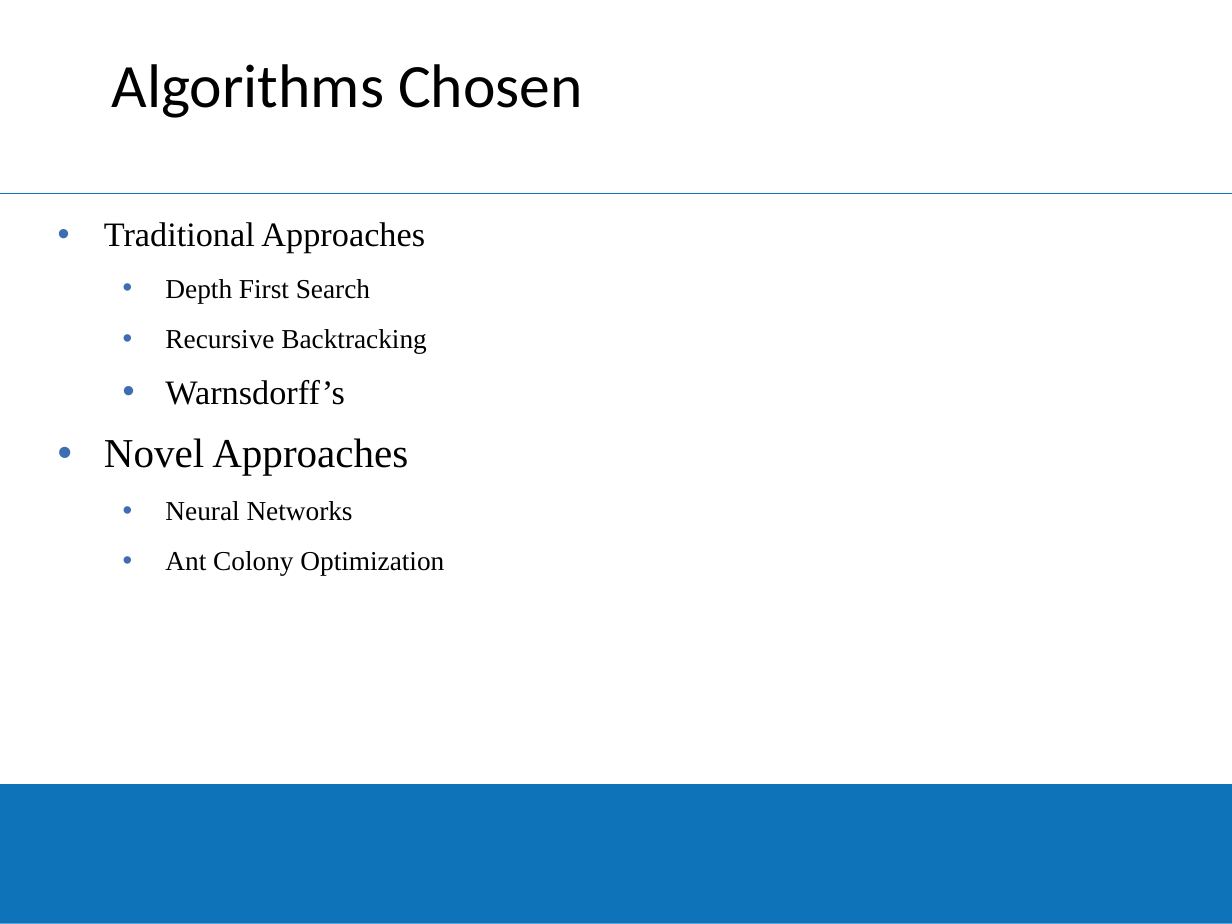
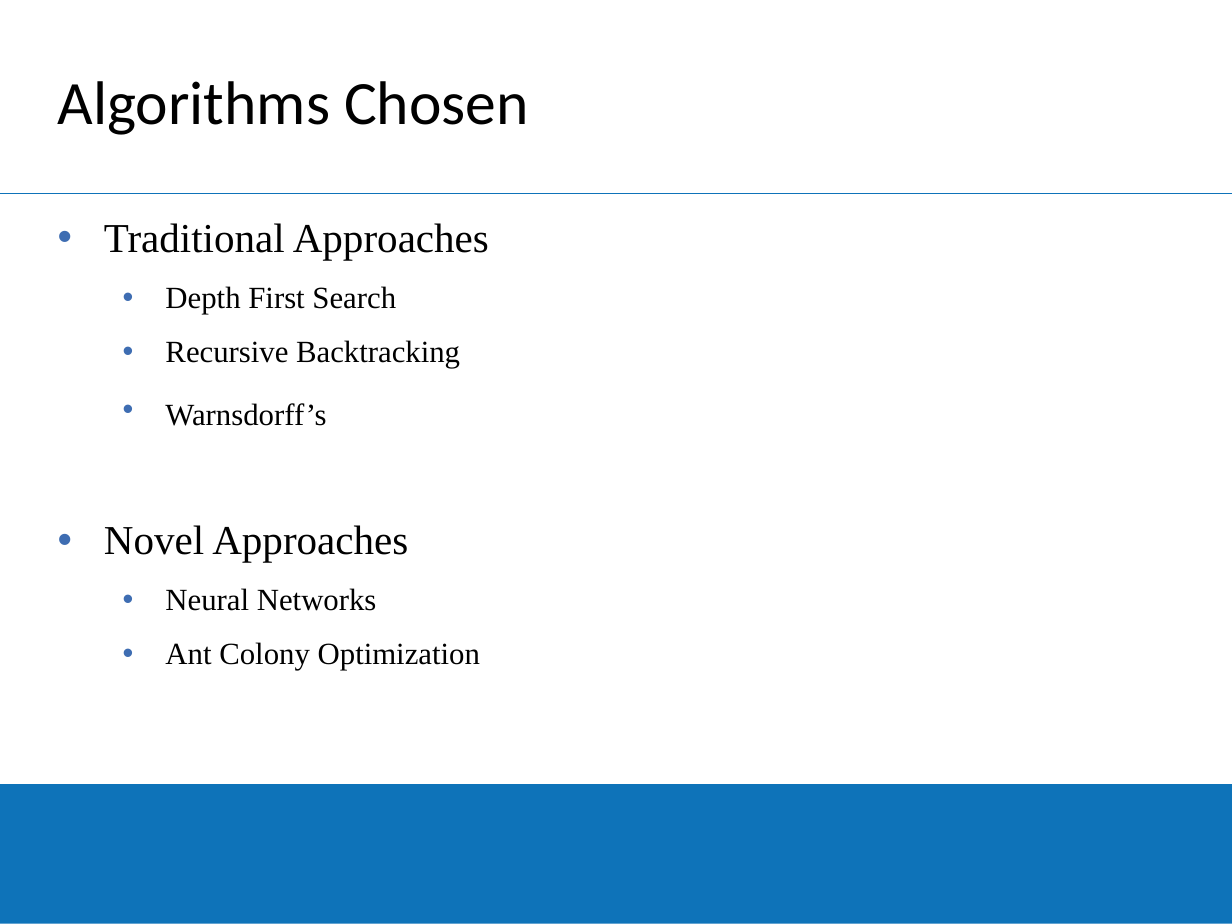
Before and after one commit to GithuJeevaSavy/Artificial-Intelligence, a slide deck: slide 3 of Artificial Intelligence Presentation.pptx. Drawn at 1232x924 pixels with LibreOffice and Linux fonts; fonts in the diff are those of the drawing; background and template pictures are left out. Boxes give left, top, right and bottom in pixels: in the first picture for what was removed or moved away, otherwise in the second. Text is boxed around its words. In the diff, an @@ line names an element or a change of style, - is before the commit and + after.

```diff
--- a/Artificial Intelligence Presentation.pptx
+++ b/Artificial Intelligence Presentation.pptx
@@ title "Algorithms Chosen": place and size @@
-title "Algorithms Chosen" at (112, 64, 583, 118)
+title "Algorithms Chosen" at (58, 81, 529, 135)
@@ text at (104, 223, 489, 670): size 20 to 24 pt in "Traditional Approaches"; size 16 to 18 pt in "Depth First Search", "Recursive Backtracking", "Neural Networks", "Ant Colony Optimization"; size 20 to 18 pt in "Warnsdorff’s" @@
```
Also in this commit, not shown: 2 other slides changed.
